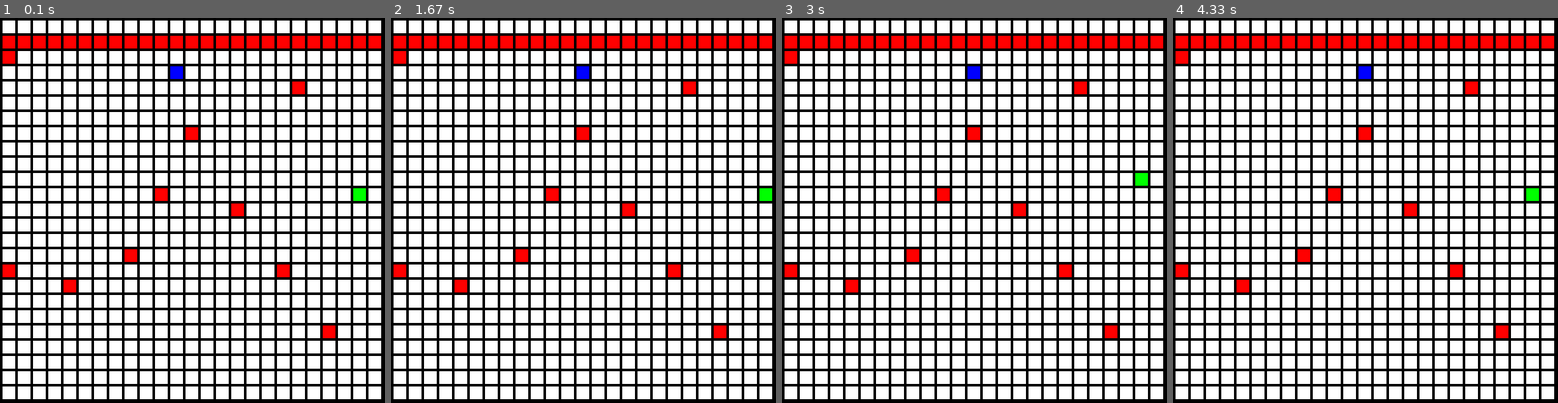
Above: before the commit, frames 1-4 (left to right).
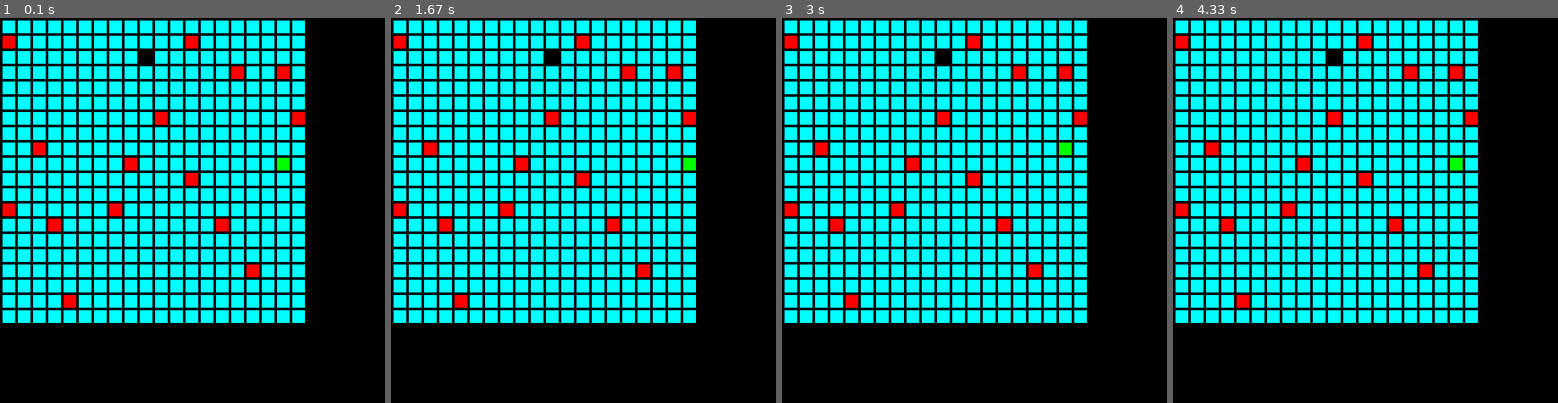
Above: after the commit, the same moments.

Repository: goru47/INF1L-PRJ-2
Game: pygame game, started from testing 2.py
Same seed, same stepped clock (60 frames per second), same inputs: the game is played once before the commit and once after it.
Inputs:
- Up to frame 1 (0.1 s): no input
- Up to frame 2 (1.67 s): hold T 0.33-0.8 s; hold Right 0.33-0.8 s; tap T at 0.83 s; hold Right 1.17-1.63 s
- Up to frame 3 (3 s): hold Up 1.67-1.97 s; hold Left from 2.5 s (still down)
- Up to frame 4 (4.33 s): release Left at 3.03 s; hold Down 3.07-3.37 s

The runs differ from the first frame. In frame 1, 68% of the frame differs, in the area x 0-100%, y 0-100%; in frame 2, 68%; in frame 3, 68%; in frame 4, 68%.

Commit message:
turns en max movement

Diff:
--- a/testing 2.py
+++ b/testing 2.py
@@ -1,11 +1,11 @@
-import random as random
-import pygame as pygame
+import random
+import pygame
 
 pygame.init()                                 #start up dat pygame
 clock = pygame.time.Clock()                   #for framerate or something? still not very sure
 Screen = pygame.display.set_mode([650, 650])  #making the window
 Done = False                                  #variable to keep track if window is open
-MapSize = 25                                  #how many tiles in either direction of grid
+MapSize = 20                                  #how many tiles in either direction of grid
 
 TileWidth = 20                                #pixel sizes for grid squares
 TileHeight = 20
@@ -16,12 +16,12 @@
 GREEN = (0, 255, 0)
 RED = (255, 0, 0)
 BLUE = (0, 0, 255)
+AQUA = (0, 255, 255)
 
 TURN = 0
 
 
-
-class MapTile(object):                       #The main class for stationary things that inhabit the grid ... grass, trees, rocks and stuff.
+class MapTile(object):                       #The main class for stationary things that inhabit the grid ... water, shipwrecks, rocks and stuff.
     def __init__(self, Name, Column, Row):
         self.Name = Name
         self.Column = Column
@@ -34,32 +34,38 @@
         self.HP = HP
         self.Column = Column
         self.Row = Row
+        self.Damage = 1
+        self.Movement = 4
 
     def Move(self, Direction):              #This function is how a character moves around in a certain direction
 
         if Direction == "UP":
             if self.Row > 0:                #If within boundaries of grid
-                if self.CollisionCheck("UP") == False:       #And nothing in the way
-                   self.Row -= 1            #Go ahead and move
+                if self.CollisionCheck("UP") == False and self.Movement > 0:       #And nothing in the way
+                    self.Row -= 1            #Go ahead and move
+                    self.Movement -= 1
 
         elif Direction == "LEFT":
             if self.Column > 0:
-                if self.CollisionCheck("LEFT") == False:
+                if self.CollisionCheck("LEFT") == False and self.Movement > 0:
                     self.Column -= 1
+                    self.Movement -= 1
 
         elif Direction == "RIGHT":
             if self.Column < MapSize-1:
-                if self.CollisionCheck("RIGHT") == False:
-                         self.Column += 1
+                if self.CollisionCheck("RIGHT") == False and self.Movement > 0:
+                    self.Column += 1
+                    self.Movement -= 1
 
         elif Direction == "DOWN":
             if self.Row < MapSize-1:
-                if self.CollisionCheck("DOWN") == False:
+                if self.CollisionCheck("DOWN") == False and self.Movement > 0:
                     self.Row += 1
+                    self.Movement -= 1
 
         Map.update()
 
-    def CollisionCheck(self, Direction):       #Checks if anything is on top of the grass in the direction that the character wants to move. Used in the move function
+    def CollisionCheck(self, Direction):       #Checks if anything is in the water in the direction that the character wants to move. Used in the move function
         if Direction == "UP":
             if len(Map.Grid[self.Column][(self.Row)-1]) > 1:
                 return True
@@ -74,6 +80,22 @@
                 return True
         return False
 
+    """def Attack(self, Direction):
+
+        if Direction == "UP":
+            if len(Map.Grid[self.Column][(self.Row)-1 and -2]) > 1:
+                print("Enemy in sight")
+        elif Direction == "LEFT":
+            if len(Map.Grid[self.Column-1][(self.Row)]) > 1:
+                return True
+        elif Direction == "RIGHT":
+            if len(Map.Grid[self.Column+1][(self.Row)]) > 1:
+                return True
+        elif Direction == "DOWN":
+            if len(Map.Grid[self.Column][(self.Row)+1]) > 1:
+                return True
+        return False"""
+
     def Location(self):
         print("Coordinates: " + str(self.Column) + ", " + str(self.Row))
 
@@ -88,27 +110,27 @@
         for Column in range(MapSize):
             Grid[Row].append([])
 
-    for Row in range(MapSize):     #Filling grid with grass
-        for Column in range(MapSize):
-            TempTile = MapTile("Grass", Column, Row)
+    for Row in range(MapSize):     #Filling grid with water
+        for Column in range(MapSize):
+            TempTile = MapTile("Water", Column, Row)
             Grid[Column][Row].append(TempTile)
 
-    for Row in range(MapSize):     #Putting some rocks near the top
+    """for Row in range(MapSize):     #Putting some rocks near the top
         for Column in range(MapSize):
             TempTile = MapTile("Rock", Column, Row)
             if Row == 1:
-                Grid[Column][Row].append(TempTile)
-
-    for i in range(10):          #Placing Random trees
+                Grid[Column][Row].append(TempTile)"""
+
+    for i in range(15):          #Placing Random shipwrecks
         RandomRow = random.randint(0, MapSize - 1)
         RandomColumn = random.randint(0, MapSize - 1)
-        TempTile = MapTile("Tree", RandomColumn, RandomRow)
+        TempTile = MapTile("Shipwreck", RandomColumn, RandomRow)
         Grid[RandomColumn][RandomRow].append(TempTile)
 
     RandomRow = random.randint(0, MapSize - 1)      #Dropping the hero in
     RandomColumn = random.randint(0, MapSize - 1)
     Hero = Character("Hero", 10, RandomColumn, RandomRow)
-    RandomRow = random.randint(0, MapSize - 1)
+    RandomRow = random.randint(0, MapSize - 1)      #Dropping the enemy in
     RandomColumn = random.randint(0, MapSize - 1)
     Enemy = Character("Enemy", 10, RandomColumn, RandomRow)
 
@@ -160,6 +182,17 @@
                     Map.Hero.Move("DOWN")
                 if event.key == 116:
                     TURN += 1
+                    Map.Enemy.Movement = 4
+                """if event.key == 32:
+                    if event.key == pygame.K_LEFT:
+                        Map.Hero.Move("LEFT")
+                    if event.key == pygame.K_RIGHT:
+                        Map.Hero.Move("RIGHT")
+                    if event.key == pygame.K_UP:
+                        Map.Hero.Move("UP")
+                    if event.key == pygame.K_DOWN:
+                        Map.Hero.Move("DOWN")"""
+
             else:
                 if event.key == pygame.K_LEFT:
                     Map.Enemy.Move("LEFT")
@@ -171,19 +204,20 @@
                     Map.Enemy.Move("DOWN")
                 if event.key == 116:
                     TURN += 1
+                    Map.Hero.Movement = 4
 
     Screen.fill(BLACK)
 
     for Row in range(MapSize):           # Drawing grid
         for Column in range(MapSize):
             for i in range(0, len(Map.Grid[Column][Row])):
-                Color = WHITE
+                Color = AQUA
                 if len(Map.Grid[Column][Row]) == 2:
                     Color = RED
                 if Map.Grid[Column][Row][i].Name == "Hero":
                     Color = GREEN
                 if Map.Grid[Column][Row][i].Name == "Enemy":
-                    Color = BLUE
+                    Color = BLACK
 
 
             pygame.draw.rect(Screen, Color, [(TileMargin + TileWidth) * Column + TileMargin,
